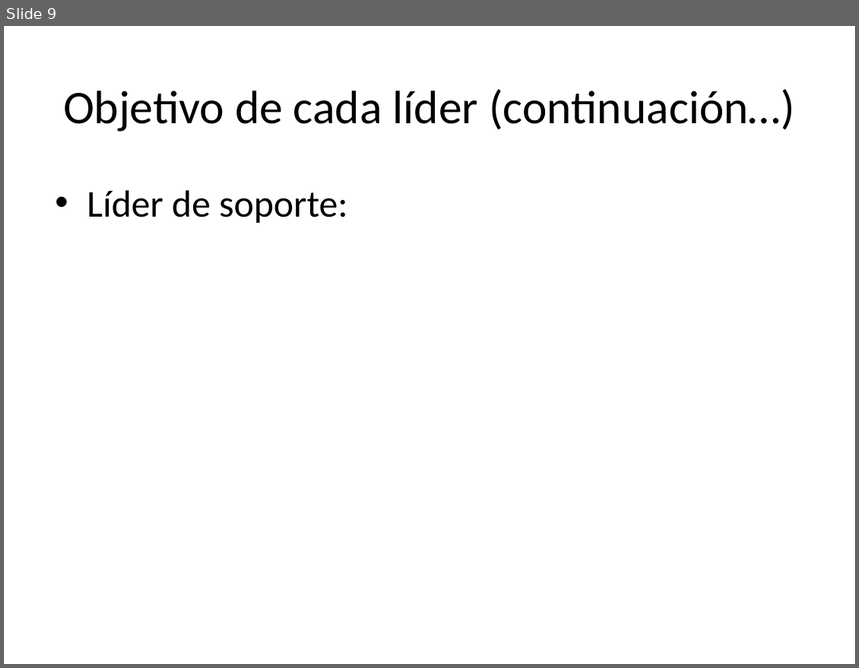
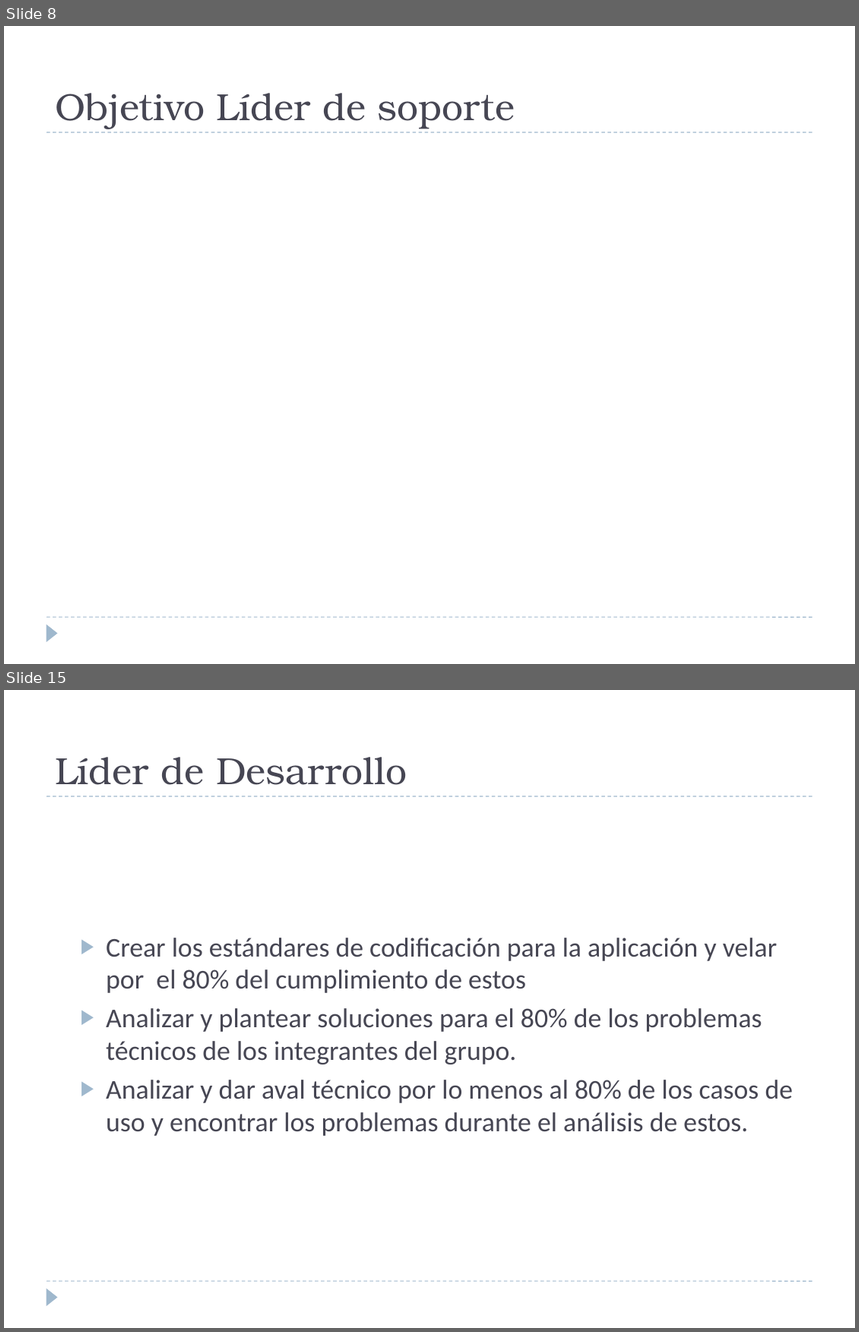
Before and after one commit to heberjp/proyecto-tsp-sistema-comidas-rapidas, a slide deck: 1 - Planeacion/2 - Estrategia/Vison General TCP.pptx. Shown one above the other, each under a label of ours: slide 9 before the commit, slides 8 and 15 after it; the slides between them are not shown. The pictures are 859x668 and 859x1332 pixels, drawn with LibreOffice and Linux fonts; fonts in the diff are those of the drawing. Boxes give left, top, right and bottom in pixels: in the first picture for what was removed or moved away, otherwise in the second. Text is boxed around its words. In the diff, an @@ line names an element or a change of style, - is before the commit and + after.

```diff
--- a/1 - Planeacion/2 - Estrategia/Vison General TCP.pptx
+++ b/1 - Planeacion/2 - Estrategia/Vison General TCP.pptx
@@ slide 15 added at [4,690,855,1328], background #FFFFFF; not listed: 3 template elements that a slide beside it also shows @@
@@ title added at [55,757,407,785], 32 pt, text #464653 @@
+Líder de Desarrollo
@@ text added at [106,938,794,1136], 23 pt, text #464653 @@
+  ▶ Crear los estándares de codificación para la aplicación y velar por el 80% del cumplimiento de estos
+  ▶ Analizar y plantear soluciones para el 80% de los problemas técnicos de los integrantes del grupo.
+  ▶ Analizar y dar aval técnico por lo menos al 80% de los casos de uso y encontrar los problemas durante el análisis de estos.
@@ what was slide 9 is now slide 8 @@
@@ slide 8 changed as well @@
@@ title "Objetivo Líder de soporte" at [55,93,515,129]: vertical alignment middle to bottom @@
@@ title at [55,93,515,129]: text changed; size 39.6 to 32 pt; font Calibri to TeX Gyre Bonum; text colour #000000 to #464653 @@
-Objetivo de cada líder (continuación…)
+Objetivo Líder de soporte
@@ line added from (47, 132) to (813, 132), #9FB8CD 0.75 pt dashed @@
@@ text removed at [87,190,348,223] @@
-• Líder de soporte:
@@ line added from (47, 617) to (813, 617), #9FB8CD 0.75 pt dashed @@
@@ triangle added at [47,624,58,642], fill #9FB8CD @@
```
Also in this commit, not shown: 10 other slides changed, 8 other slides added, 7 slides removed.
